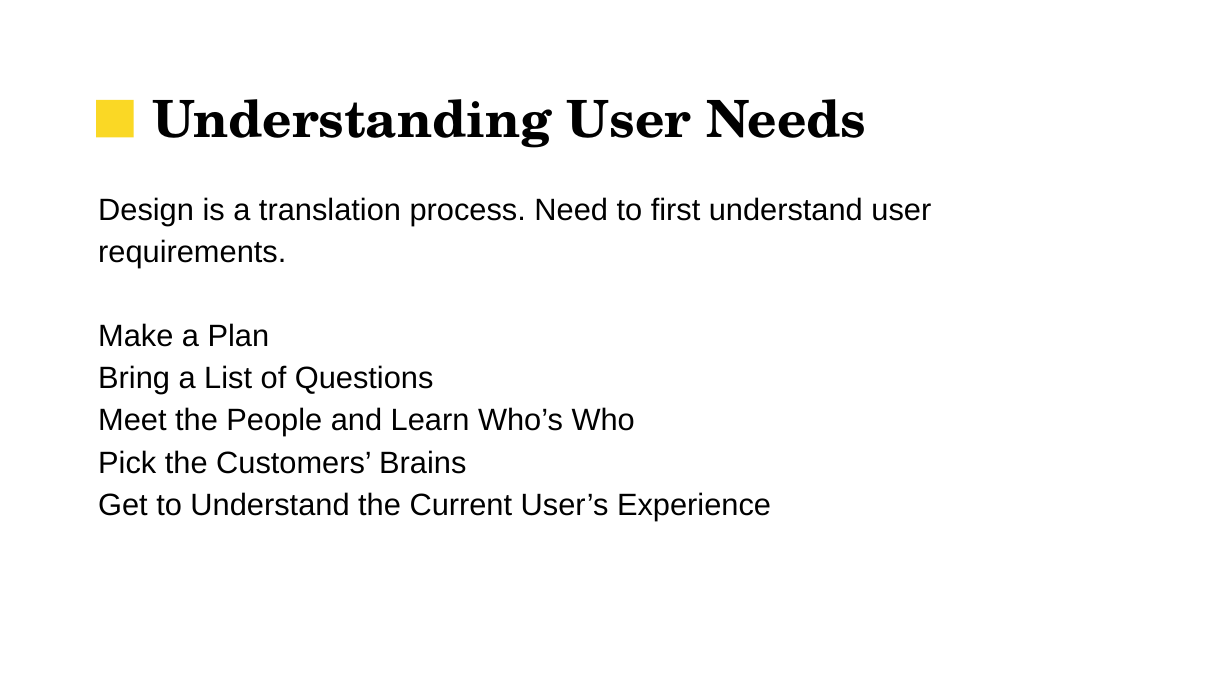
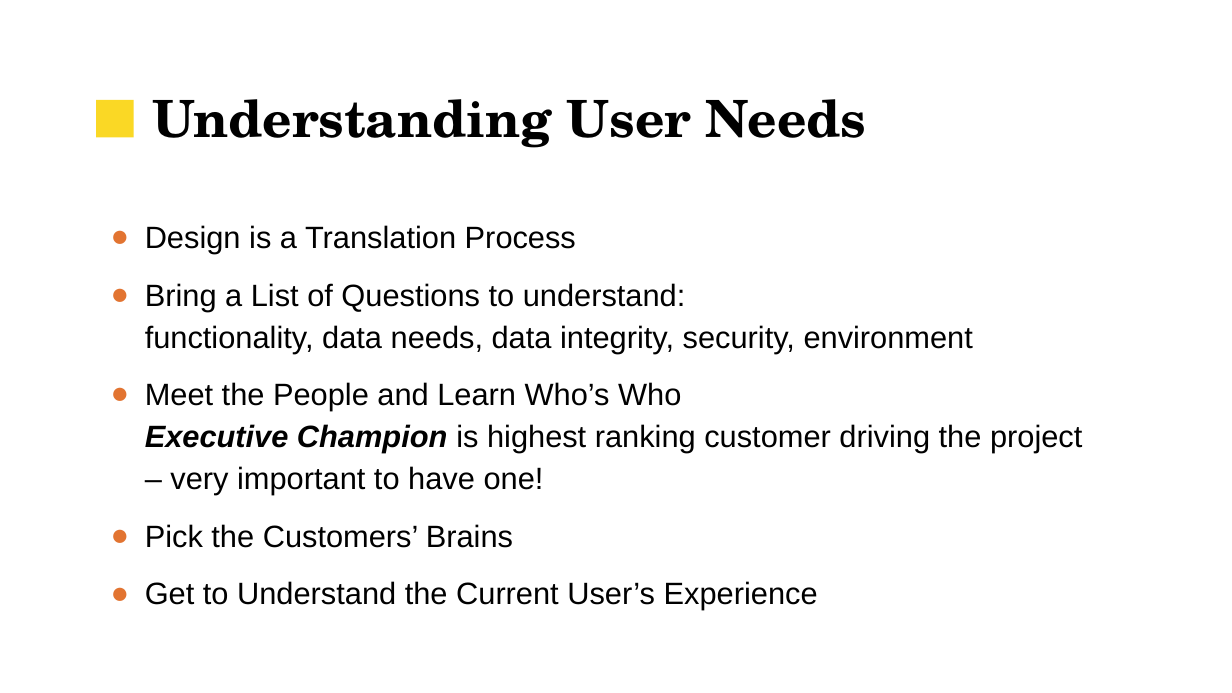
Before and after one commit to UVADS/data_engineering, a slide deck: slide 11 of database_sw_kills/db_design.pptx. Drawn at 1232x693 pixels with LibreOffice and Linux fonts; fonts in the diff are those of the drawing; background and template pictures are left out. Boxes give left, top, right and bottom in pixels: in the first picture for what was removed or moved away, otherwise in the second. Text is boxed around its words. In the diff, an @@ line names an element or a change of style, - is before the commit and + after.

Commit message:
added db slides

```diff
--- a/database_sw_kills/db_design.pptx
+++ b/database_sw_kills/db_design.pptx
@@ text "Design is a Translation Process": place and size @@
-text "Design is a Translation Process" at (98, 197, 931, 520)
+text "Design is a Translation Process" at (145, 225, 1082, 610)
@@ text at (145, 225, 1082, 495): text changed @@
-Design is a translation process. Need to first understand user requirements.
-Make a Plan
-Bring a List of Questions
-Meet the People and Learn Who’s Who
+● Design is a Translation Process
+● Bring a List of Questions to understand:
+  functionality, data needs, data integrity, security, environment
+● Meet the People and Learn Who’s Who
+  Executive Champion is highest ranking customer driving the project – very important to have one!
@@ text at (145, 524, 818, 610): bullet none to ●; more space between paragraphs @@
```
Also in this commit, not shown: 2 other slides changed, 1 other file.
